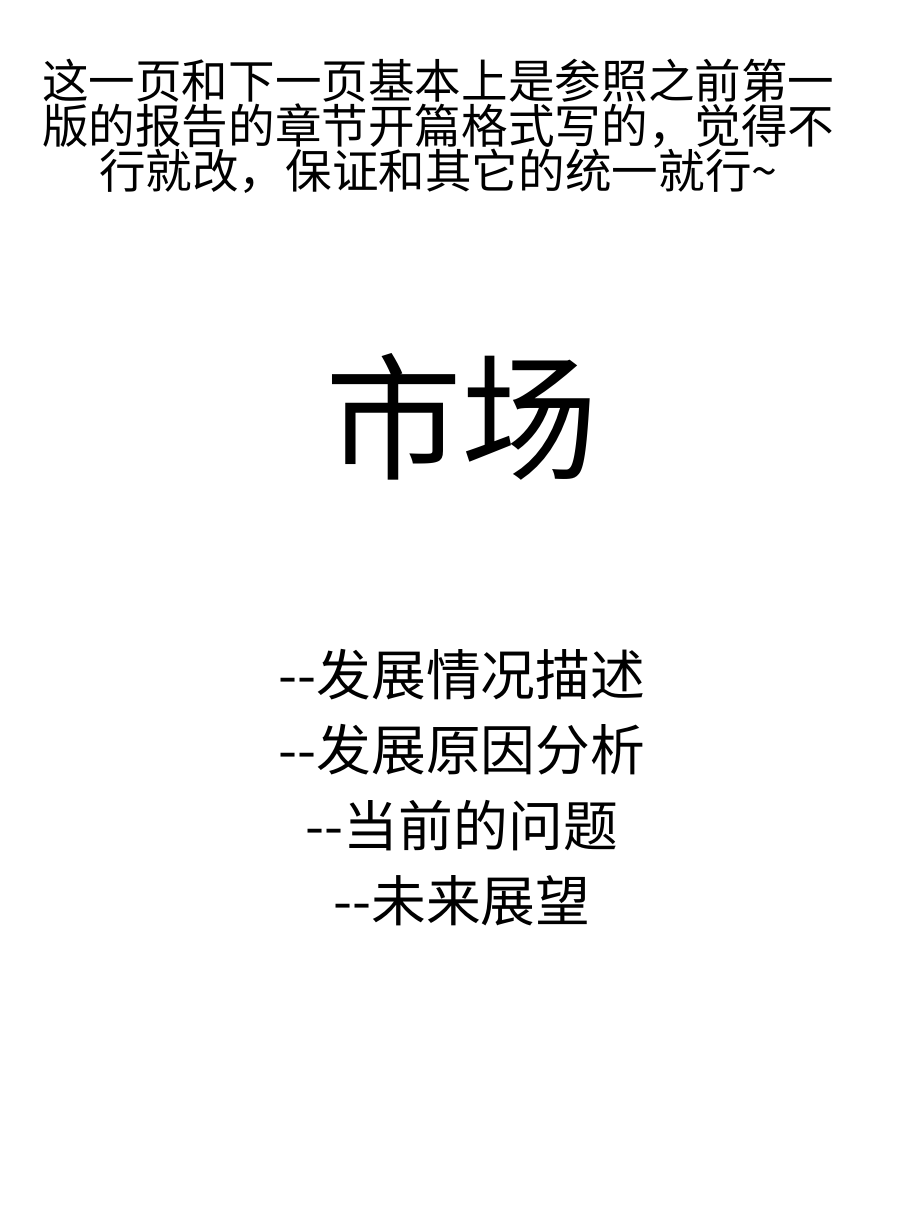
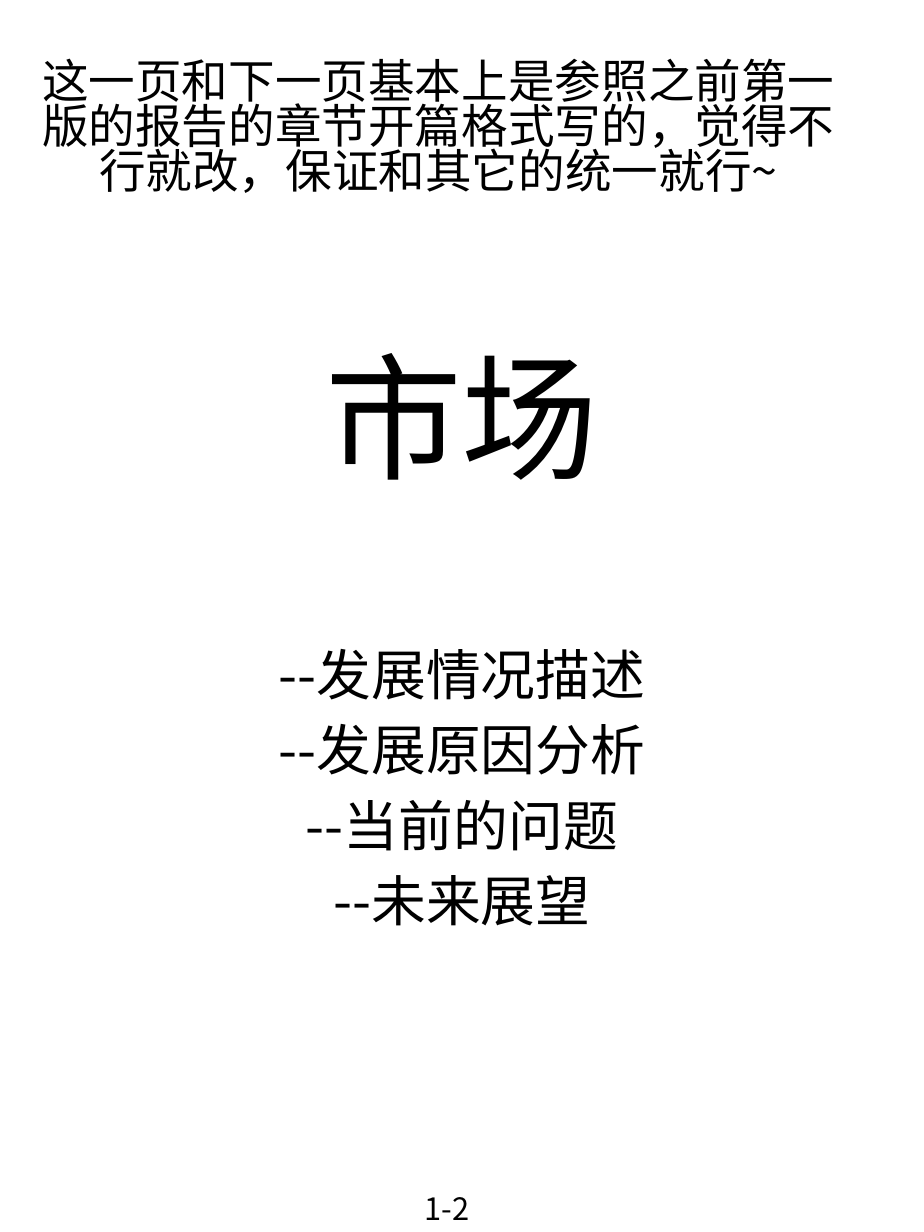
Before and after one commit to RLi43/Industry-Frontier, a slide deck: slide 2 of 市场/排版.pptx. Drawn at 924x1232 pixels with LibreOffice and Linux fonts; fonts in the diff are those of the drawing. Boxes give left, top, right and bottom in pixels: in the first picture for what was removed or moved away, otherwise in the second. Text is boxed around its words. In the diff, an @@ line names an element or a change of style, - is before the commit and + after.

```diff
--- a/市场/排版.pptx
+++ b/市场/排版.pptx
@@ text added at [425, 1197, 470, 1220], 18 pt, text #000000 @@
+1-2
```
Also in this commit, not shown: 12 other slides changed, 4 slides added, 1 other file.
